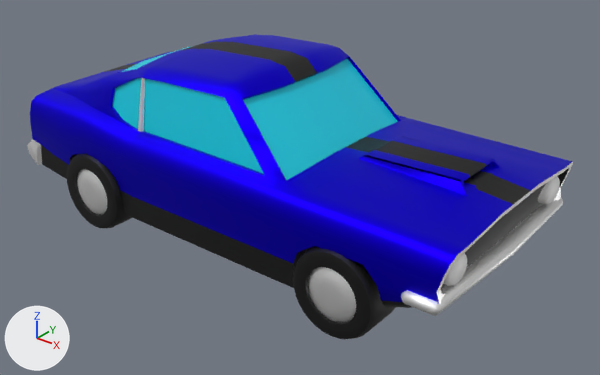
The FBX model Content/Artwork/FBX/MuscleCar.fbx, before and after one commit.
The view is the same before and after, from a 50 mm camera at (3.68, -4.48, 3.05) aimed at (0.09, 0.0, 0.27). The lights are fixed; the arrows at lower left show +X, +Y and +Z. Where no turn or scale is listed for an object, it has been applied to the vertices. Vertices at the same position are counted once.

The first picture shows 'BR_WHEEL', 'FR_WHEEL', 'MuscleCar'.
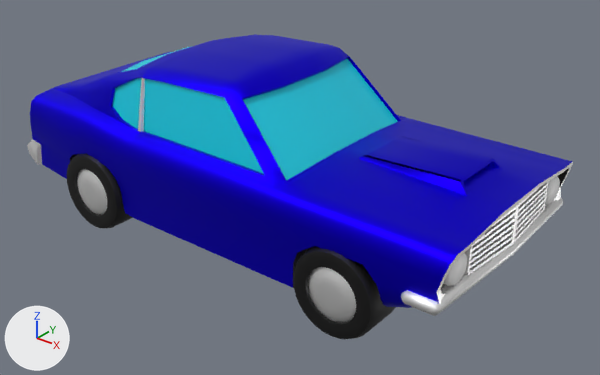
Boxes (x1, y1, x2, y2) around the edits, measured in the pictures (600 x 375 px):
part 1 of me_cube_001, added: after (464, 182, 548, 275)
part 2 of me_cube_001, recoloured: (41, 41, 531, 308) in both

Edits to the bpy script that builds the scene:
```text
Change me_cube_001:
    used by ob_musclecar; location = (0.011, 0.0, 0.047)
    remove me_cube_001.from_pydata(...)  # 2133 vertices, 1985 faces; spans x -2.13..1.85, y -0.91..0.91, z 0.0..1.24
    add me_cube_001.from_pydata(...)  # 2329 vertices, 2162 faces; spans x -2.13..1.85, y -0.91..0.91, z 0.0..1.24
    me_cube_001 part 1: a new loose piece of 196 vertices spanning x 1.48..1.83, y -0.55..0.55, z 0.35..0.64, in mat_chrome (white #ffffff)
    me_cube_001 part 2: 116 faces spanning x -2.03..1.85, y -0.86..0.86, z 0.0..1.24 switch from mat_secondary (black #000000) to mat_paint (its picture is missing)
```
